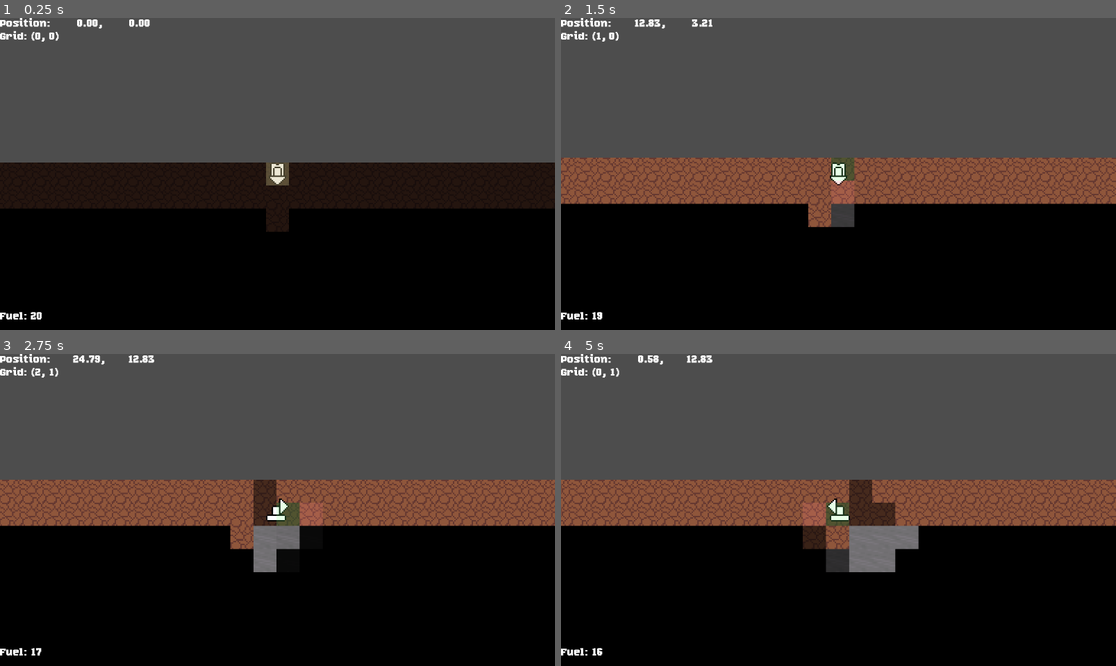
Above: before the commit, frames 1-4 (two rows, left to right).
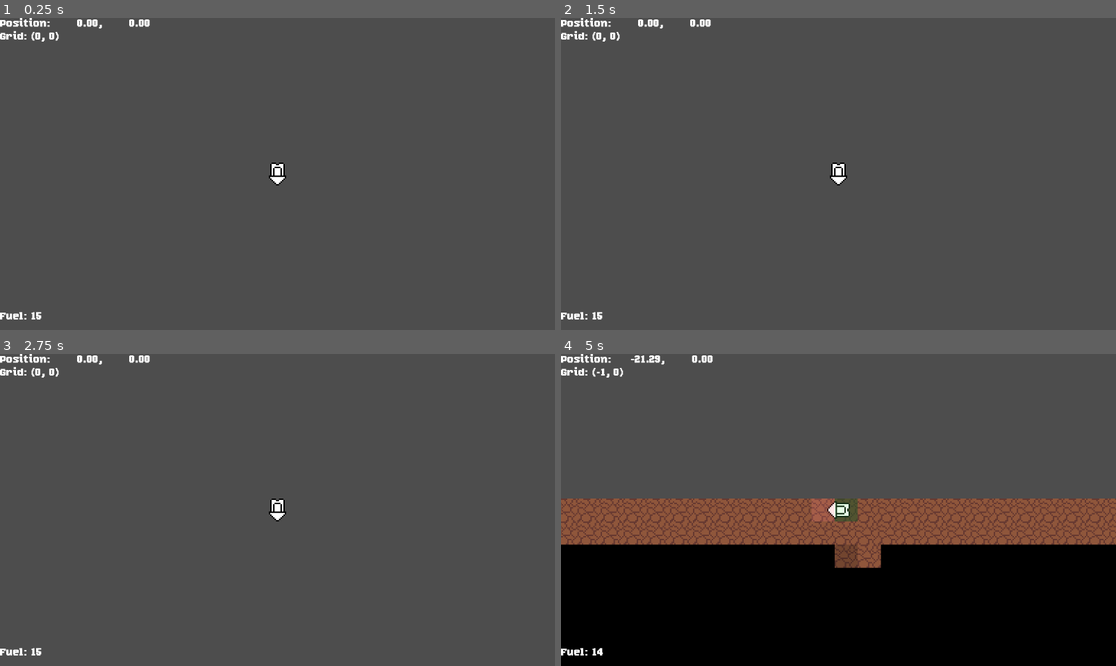
Above: after the commit, the same moments.

Repository: CoolGabrijel/excavator2
Game: Godot game, scene res://scenes/main.tscn
The game is run twice, just before and just after one commit, with the same random seed, the same clock (stepped at 60 frames per second) and the same inputs.
Inputs:
- Up to frame 1 (0.25 s): no input
- Up to frame 2 (1.5 s): tap Enter at 0.5 s; hold D (Right) 0.53-1.28 s; hold S (Down) from 1.28 s (still down)
- Up to frame 3 (2.75 s): release S (Down) at 2.03 s; hold D (Right) from 2.03 s (still down)
- Up to frame 4 (5 s): release D (Right) at 2.78 s; hold W (Up) 2.78-3.53 s; hold A (Left) from 3.53 s (still down)

The runs differ from the first frame. In frame 1, 53% of the frame differs, in the area x 0-100%, y 46-100%; in frame 2, 55%; in frame 3, 60%, in the area x 0-100%, y 0-100%; in frame 4, 17%.

Commit message:
Fixes and Player Gfx improvements
Fixed browser build not functioning properly
Added spark particles when Player is mining ore
Player can dive again
Upgrades show cost and available ore

Diff:
--- a/components/player.tscn
+++ b/components/player.tscn
@@ -1,9 +1,33 @@
-[gd_scene load_steps=9 format=3 uid="uid://y2kx1fl6aftx"]
+[gd_scene load_steps=14 format=3 uid="uid://y2kx1fl6aftx"]
 
 [ext_resource type="Texture2D" uid="uid://dsh8mb656eopf" path="res://textures/player.png" id="1_0g4kb"]
 [ext_resource type="Script" uid="uid://l8hr1my2a8si" path="res://scripts/player.gd" id="1_51jd6"]
 [ext_resource type="Script" uid="uid://ddnfjlsstu884" path="res://scripts/sweet_drill_aug.gd" id="3_5odhx"]
 [ext_resource type="PackedScene" uid="uid://c60pjop27p8gt" path="res://components/debug_pos.tscn" id="3_uapwn"]
+
+[sub_resource type="Curve" id="Curve_5odhx"]
+_data = [Vector2(0, 1), 0.0, -3.0, 0, 1, Vector2(0.2, 0.4), -0.70539856, -0.70539856, 0, 0, Vector2(1, 0), -0.5, 0.0, 1, 0]
+point_count = 3
+metadata/_snap_enabled = true
+
+[sub_resource type="CurveTexture" id="CurveTexture_1kub6"]
+curve = SubResource("Curve_5odhx")
+
+[sub_resource type="Gradient" id="Gradient_kuobi"]
+colors = PackedColorArray(1, 1, 1, 1, 0.5254902, 0.6156863, 0.6156863, 1)
+
+[sub_resource type="GradientTexture1D" id="GradientTexture1D_0lm1f"]
+gradient = SubResource("Gradient_kuobi")
+
+[sub_resource type="ParticleProcessMaterial" id="ParticleProcessMaterial_5odhx"]
+particle_flag_disable_z = true
+direction = Vector3(0, -1, 0)
+initial_velocity_min = 10.0
+initial_velocity_max = 10.0
+gravity = Vector3(0, 9.8, 0)
+color = Color(1, 1, 0, 1)
+color_ramp = SubResource("GradientTexture1D_0lm1f")
+alpha_curve = SubResource("CurveTexture_1kub6")
 
 [sub_resource type="QuadMesh" id="QuadMesh_51jd6"]
 size = Vector2(16, 16)
@@ -29,13 +53,19 @@
 script = ExtResource("1_51jd6")
 speed = 17.5
 
-[node name="Sprite2D" type="Sprite2D" parent="."]
+[node name="Gfx" type="Node2D" parent="."]
+
+[node name="Sprite2D" type="Sprite2D" parent="Gfx"]
 texture = ExtResource("1_0g4kb")
 hframes = 4
 frame = 2
 
-[node name="Camera2D" type="Camera2D" parent="."]
+[node name="Camera2D" type="Camera2D" parent="Gfx"]
 zoom = Vector2(3, 3)
+
+[node name="Sparks" type="GPUParticles2D" parent="Gfx"]
+position = Vector2(0, 8)
+process_material = SubResource("ParticleProcessMaterial_5odhx")
 
 [node name="CurrentPos" type="MeshInstance2D" parent="."]
 modulate = Color(0.51, 1, 0.51, 0.192157)
--- a/ores/Diamond.tres
+++ b/ores/Diamond.tres
@@ -1,6 +1,5 @@
-[gd_resource type="Resource" script_class="OreGen" load_steps=8 format=3 uid="uid://cmwdad38gkgjj"]
+[gd_resource type="Resource" script_class="OreGen" load_steps=7 format=3 uid="uid://cmwdad38gkgjj"]
 
-[ext_resource type="Texture2D" uid="uid://sokwkfdicq6o" path="res://textures/stone.png" id="1_6leqa"]
 [ext_resource type="Texture2D" uid="uid://dunuif61iuvmd" path="res://textures/diamond_ore.png" id="2_6leqa"]
 [ext_resource type="Script" uid="uid://dhj3wd1joua2f" path="res://scripts/ore_gen.gd" id="3_22uan"]
 
@@ -10,15 +9,15 @@
 
 [sub_resource type="FastNoiseLite" id="FastNoiseLite_vnwuv"]
 noise_type = 0
-seed = 108872910
+seed = 1890653277
 frequency = 0.4833
 
 [sub_resource type="NoiseTexture2D" id="NoiseTexture2D_22uan"]
 width = 128
 height = 128
 generate_mipmaps = false
+noise = SubResource("FastNoiseLite_vnwuv")
 color_ramp = SubResource("Gradient_6leqa")
-noise = SubResource("FastNoiseLite_vnwuv")
 
 [sub_resource type="Gradient" id="Gradient_vnwuv"]
 offsets = PackedFloat32Array(0.450617, 1)
@@ -30,5 +29,4 @@
 Ramp = SubResource("Gradient_vnwuv")
 Name = "Diamond"
 BlockTexture = ExtResource("2_6leqa")
-BacksideTexture = ExtResource("1_6leqa")
 metadata/_custom_type_script = "uid://dhj3wd1joua2f"
--- a/ores/Emerald.tres
+++ b/ores/Emerald.tres
@@ -1,6 +1,5 @@
-[gd_resource type="Resource" script_class="OreGen" load_steps=8 format=3 uid="uid://dl6l1xco2ey4h"]
+[gd_resource type="Resource" script_class="OreGen" load_steps=7 format=3 uid="uid://dl6l1xco2ey4h"]
 
-[ext_resource type="Texture2D" uid="uid://sokwkfdicq6o" path="res://textures/stone.png" id="1_ewvb8"]
 [ext_resource type="Script" uid="uid://dhj3wd1joua2f" path="res://scripts/ore_gen.gd" id="2_ewvb8"]
 [ext_resource type="Texture2D" uid="uid://dwlwvyarq5iq8" path="res://textures/emerald_ore.png" id="2_o8d2a"]
 
@@ -10,15 +9,15 @@
 
 [sub_resource type="FastNoiseLite" id="FastNoiseLite_ud7q6"]
 noise_type = 2
-seed = 710536355
+seed = 2083851678
 frequency = 0.0457
 
 [sub_resource type="NoiseTexture2D" id="NoiseTexture2D_i7x3i"]
 width = 128
 height = 128
 generate_mipmaps = false
+noise = SubResource("FastNoiseLite_ud7q6")
 color_ramp = SubResource("Gradient_6s6ed")
-noise = SubResource("FastNoiseLite_ud7q6")
 
 [sub_resource type="Gradient" id="Gradient_ewvb8"]
 offsets = PackedFloat32Array(0.37037, 0.703704)
@@ -30,5 +29,4 @@
 Ramp = SubResource("Gradient_ewvb8")
 Name = "Emerald"
 BlockTexture = ExtResource("2_o8d2a")
-BacksideTexture = ExtResource("1_ewvb8")
 metadata/_custom_type_script = "uid://dhj3wd1joua2f"
--- a/ores/Iron.tres
+++ b/ores/Iron.tres
@@ -1,6 +1,5 @@
-[gd_resource type="Resource" script_class="OreGen" load_steps=8 format=3 uid="uid://gu8qsyta7aac"]
+[gd_resource type="Resource" script_class="OreGen" load_steps=7 format=3 uid="uid://gu8qsyta7aac"]
 
-[ext_resource type="Texture2D" uid="uid://sokwkfdicq6o" path="res://textures/stone.png" id="1_mkvw7"]
 [ext_resource type="Texture2D" uid="uid://mh3jya85jjp" path="res://textures/iron_ore.png" id="2_yepxg"]
 [ext_resource type="Script" uid="uid://dhj3wd1joua2f" path="res://scripts/ore_gen.gd" id="3_huo8c"]
 
@@ -9,15 +8,15 @@
 colors = PackedColorArray(1, 1, 1, 0, 1, 1, 1, 1)
 
 [sub_resource type="FastNoiseLite" id="FastNoiseLite_ud7q6"]
-seed = 1259309495
+seed = 499108835
 frequency = 0.1144
 
 [sub_resource type="NoiseTexture2D" id="NoiseTexture2D_mkvw7"]
 width = 64
 height = 64
 generate_mipmaps = false
+noise = SubResource("FastNoiseLite_ud7q6")
 color_ramp = SubResource("Gradient_6s6ed")
-noise = SubResource("FastNoiseLite_ud7q6")
 
 [sub_resource type="Gradient" id="Gradient_mkvw7"]
 offsets = PackedFloat32Array(0.0308642, 0.111111, 0.771605)
@@ -29,5 +28,4 @@
 Ramp = SubResource("Gradient_mkvw7")
 Name = "Iron Ore"
 BlockTexture = ExtResource("2_yepxg")
-BacksideTexture = ExtResource("1_mkvw7")
 metadata/_custom_type_script = "uid://dhj3wd1joua2f"
--- a/project.godot
+++ b/project.godot
@@ -12,7 +12,7 @@
 
 config/name="Excavator2"
 run/main_scene="uid://by86bhvu38sxh"
-config/features=PackedStringArray("4.4", "GL Compatibility")
+config/features=PackedStringArray("4.5", "GL Compatibility")
 config/icon="res://icon.svg"
 
 [file_customization]
--- a/scenes/shop.tscn
+++ b/scenes/shop.tscn
@@ -160,7 +160,7 @@
 
 [node name="Label" type="Label" parent="HBoxContainer/StatUpgrades/Upgrade2"]
 layout_mode = 2
-text = "Fortune"
+text = "Fortune Freq."
 horizontal_alignment = 1
 vertical_alignment = 1
 
@@ -357,7 +357,7 @@
 layout_mode = 2
 text = "Dowsing Rod"
 
-[node name="Button" type="Button" parent="."]
+[node name="Btn_Dive" type="Button" parent="."]
 layout_mode = 1
 anchors_preset = 7
 anchor_left = 0.5
@@ -371,3 +371,5 @@
 grow_horizontal = 2
 grow_vertical = 0
 text = "Dive Again"
+
+[connection signal="pressed" from="Btn_Dive" to="." method="dive_again"]
--- a/scripts/block_instance.gd
+++ b/scripts/block_instance.gd
@@ -11,10 +11,17 @@
 var curtainTween : Tween
 
 func _ready() -> void:
+	modulate = Color.BLACK
+
+	if !template:
+		return
+
+	if !template.BlockTexture or !template.BacksideTexture:
+		return
+
 	front.texture = template.BlockTexture
 	back.texture = template.BacksideTexture
 
-	modulate = Color.BLACK
 	#reveal()
 
 func set_template(new_template: BlockTemplate) -> void:
--- a/scripts/block_template.gd
+++ b/scripts/block_template.gd
@@ -3,5 +3,5 @@
 class_name BlockTemplate
 
 @export var Name := "Unnamed Block"
-@export var BlockTexture := preload("res://textures/dirt.png")
-@export var BacksideTexture := preload("res://textures/stone.png")
+@export var BlockTexture := load("res://textures/dirt.png")
+@export var BacksideTexture := load("res://textures/stone.png")
--- a/scripts/player.gd
+++ b/scripts/player.gd
@@ -1,5 +1,9 @@
 extends Node2D
 class_name Player
+
+@onready var gfx: Node2D = $Gfx
+@onready var sprite_2d: Sprite2D = $Gfx/Sprite2D
+@onready var sparks: GPUParticles2D = $Gfx/Sparks
 
 @export var speed: float = 1
 
@@ -15,7 +19,15 @@
 func _ready() -> void:
 	current_grid_position = Vector2i(0,0)
 	fuel = 15 + 5 * Shop.fuel_eff
-	locked = false
+	sparks.emitting = false
+
+	gfx.position.y -= 500
+	var intro_tween: Tween = create_tween()
+	intro_tween.set_ease(Tween.EASE_IN)
+	intro_tween.set_trans(Tween.TRANS_EXPO)
+	intro_tween.tween_property(gfx, "position", Vector2(0, -16), 3)
+	intro_tween.tween_property(gfx, "position", Vector2.ZERO, 0.75).set_ease(Tween.EASE_OUT)
+	intro_tween.finished.connect(func(): locked = false)
 
 func _unhandled_key_input(event: InputEvent) -> void:
 	if event.is_action_pressed("CheatFuel"):
@@ -36,20 +48,24 @@
 	if xDir > 0:
 		target_grid_position = current_grid_position + Vector2i(1,0)
 		dir = Vector2.RIGHT
-		$Sprite2D.frame = 0
+		#sprite_2d.frame = 0
+		gfx.rotation_degrees = -90
 	elif xDir < 0:
 		target_grid_position = current_grid_position + Vector2i(-1,0)
 		dir = Vector2.LEFT
-		$Sprite2D.frame = 1
+		#sprite_2d.frame = 1
+		gfx.rotation_degrees = 90
 	elif yDir > 0:
 		if target_grid_position.y > 0: #Make sure the player doesn't start flying
 			target_grid_position = current_grid_position + Vector2i(0,-1)
 			dir = Vector2.UP
-			$Sprite2D.frame = 3
+			#sprite_2d.frame = 3
+			gfx.rotation_degrees = 180
 	elif yDir < 0:
 		target_grid_position = current_grid_position + Vector2i(0,1)
 		dir = Vector2.DOWN
-		$Sprite2D.frame = 2
+		#sprite_2d.frame = 2
+		gfx.rotation_degrees = 0
 
 	if !WorldInstance.blocks.has(target_grid_position):
 		return
@@ -59,8 +75,11 @@
 	if is_input_same():
 		if target_block.template is not OreGen or target_block.mined:
 			position = position + dir * delta * speed
+			sparks.emitting = false
 		else:
 			position = position + dir * delta * speed / 3
+			if !sparks.emitting:
+				sparks.emitting = true
 
 	if (world_to_grid_space(position) - current_grid_position).length() > 0:
 		current_grid_position = target_grid_position
--- a/scripts/shop.gd
+++ b/scripts/shop.gd
@@ -1,7 +1,7 @@
 extends Node
 class_name Shop
 
-static var fuel_eff: int = 1
+static var fuel_eff: int = 0
 
 static var fortune_amount: int = 0
 static var fortune_freq: int = 3
--- a/scripts/shop_screen.gd
+++ b/scripts/shop_screen.gd
@@ -9,7 +9,11 @@
 @export var upgrade_fuel_buttons : Array[Button]
 
 func _ready() -> void:
-	update_upgrades()
+	#update_upgrades()
+	pass
+
+func dive_again() -> void:
+	get_tree().reload_current_scene()
 
 func update_upgrades() -> void:
 	var buttons : Array[Button]
--- a/scripts/upgrade_button.gd
+++ b/scripts/upgrade_button.gd
@@ -13,9 +13,7 @@
 		return
 
 	var total_cost := get_total_cost()
-	tooltip_text = "Cost: \n"
-	for ingredient in total_cost:
-		tooltip_text += ingredient + " " + str(total_cost[ingredient]) + "\n"
+	update_tooltip(total_cost)
 
 	for ingredient in total_cost:
 		if !Inventory.ores.has(ingredient):
@@ -35,8 +33,11 @@
 	match type:
 		UpgradeType.Fuel:
 			Shop.fuel_eff = index
+		UpgradeType.Fortune_Freq:
+			Shop.fortune_freq = index
 
 	Inventory.remove_ores(cost)
+	update_tooltip(cost)
 
 func get_total_cost() -> Dictionary[String, int]:
 	var final_cost : Dictionary[String, int]
@@ -67,6 +68,19 @@
 		return Shop.fortune_amount
 	return 0
 
+func update_tooltip(total_cost) -> void:
+	if get_upgrade_index() > get_child_index():
+		tooltip_text = "BOUGHT"
+		return
+
+	tooltip_text = "Cost: \n"
+	for ingredient in total_cost:
+		tooltip_text += ingredient + " "
+		var amount_in_inv : int = 0
+		if Inventory.ores.has(ingredient):
+			amount_in_inv = Inventory.ores[ingredient]
+		tooltip_text += str(amount_in_inv) + "/" + str(total_cost[ingredient]) + "\n"
+
 func disable_button(style : StyleBoxFlat) -> void:
 	disabled = true
 	mouse_default_cursor_shape = Control.CURSOR_ARROW
--- a/scripts/world_instance.gd
+++ b/scripts/world_instance.gd
@@ -6,8 +6,8 @@
 @export var world_gen_parameter : WorldGenParameter
 @export var ores : Array[OreGen]
 
-const block_component = preload("res://components/block.tscn")
-const stone_template = preload("res://blocks/Stone.tres")
+var block_component = load("res://components/block.tscn")
+var stone_template = load("res://blocks/Stone.tres")
 
 static var blocks : Dictionary[Vector2i, BlockInstance]
 
